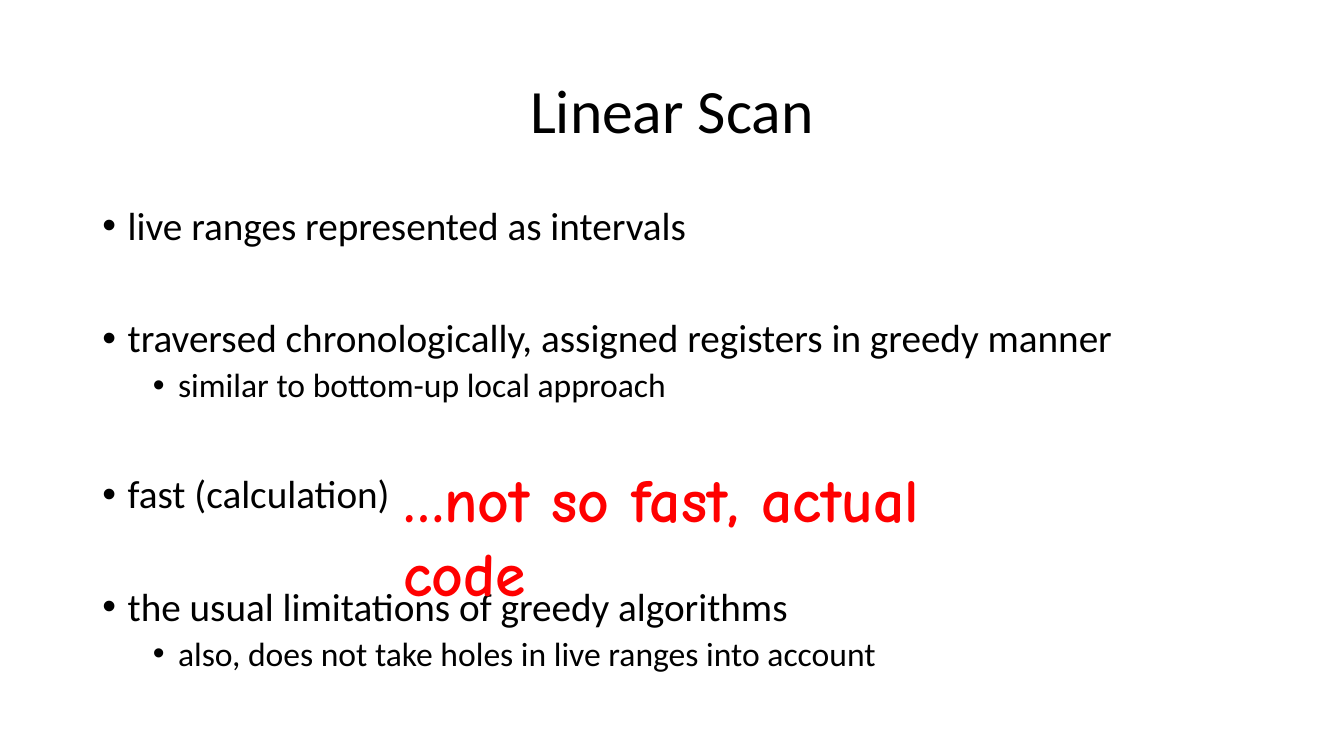
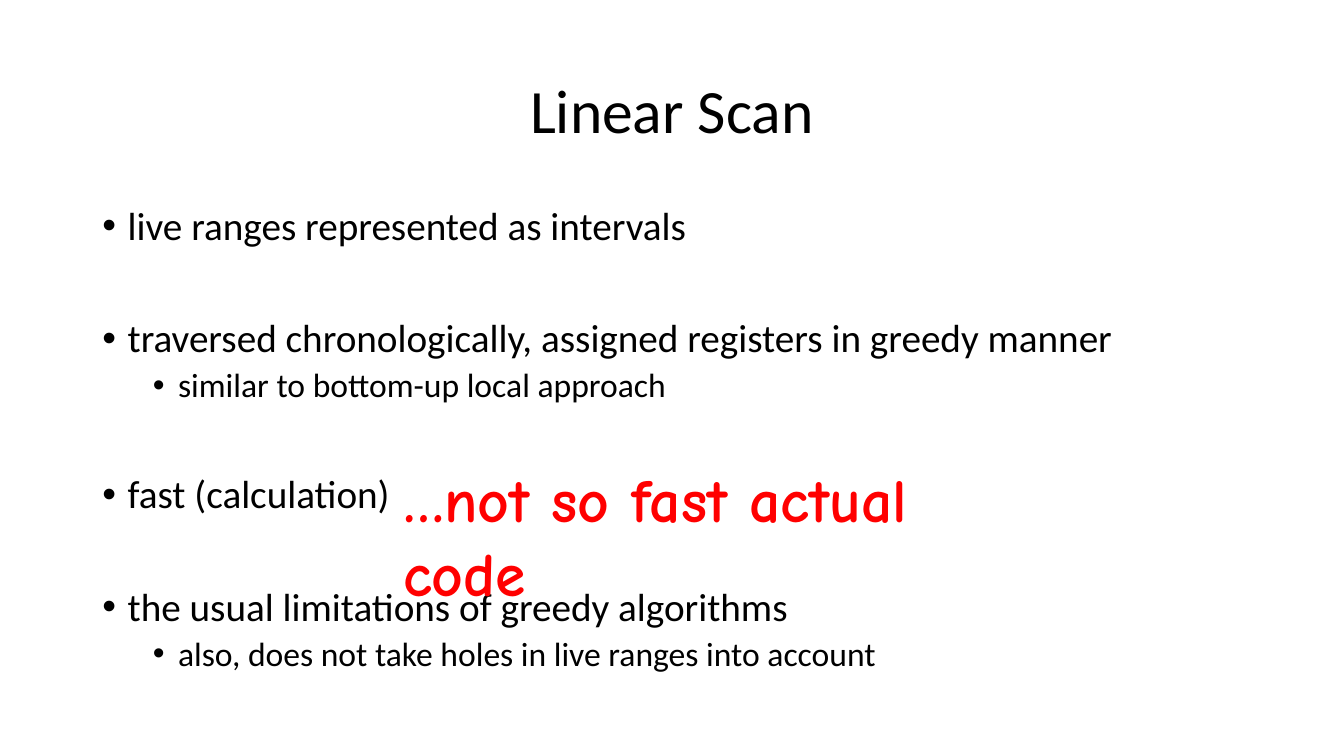
Before and after one commit to ganoliz/NI-GEN, a slide deck: slide 42 of media/NI-GEN-8.pptx. Drawn at 1344x756 pixels with LibreOffice and Linux fonts; fonts in the diff are those of the drawing. Boxes give left, top, right and bottom in pixels: in the first picture for what was removed or moved away, otherwise in the second. Text is boxed around its words. In the diff, an @@ line names an element or a change of style, - is before the commit and + after.

```diff
--- a/media/NI-GEN-8.pptx
+++ b/media/NI-GEN-8.pptx
@@ text at (x1=403, y1=481, x2=907, y2=616): text changed @@
-…not so fast, actual code
+…not so fast actual code
```
Also in this commit, not shown: 27 other slides changed, 17 slides added, 8 other files.
